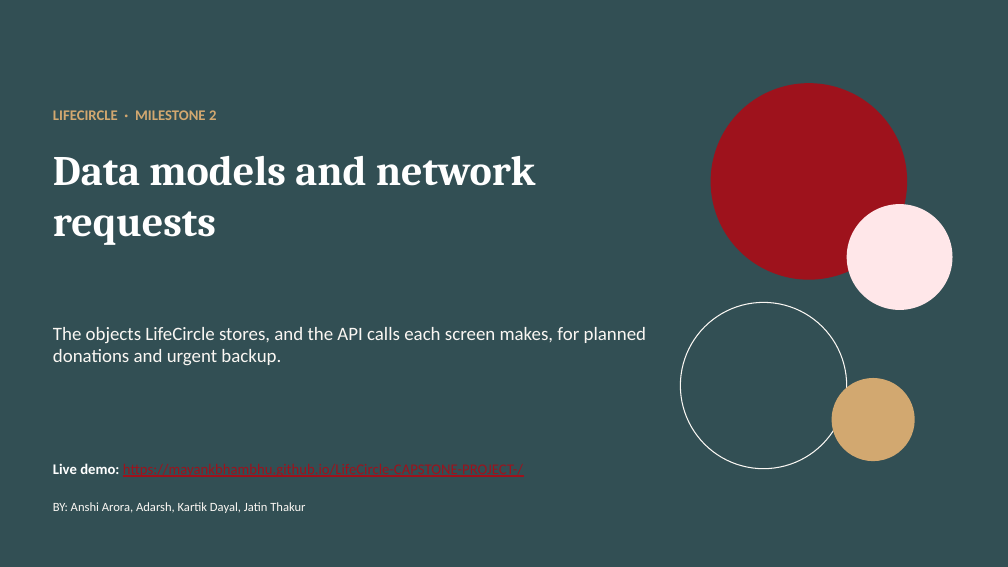
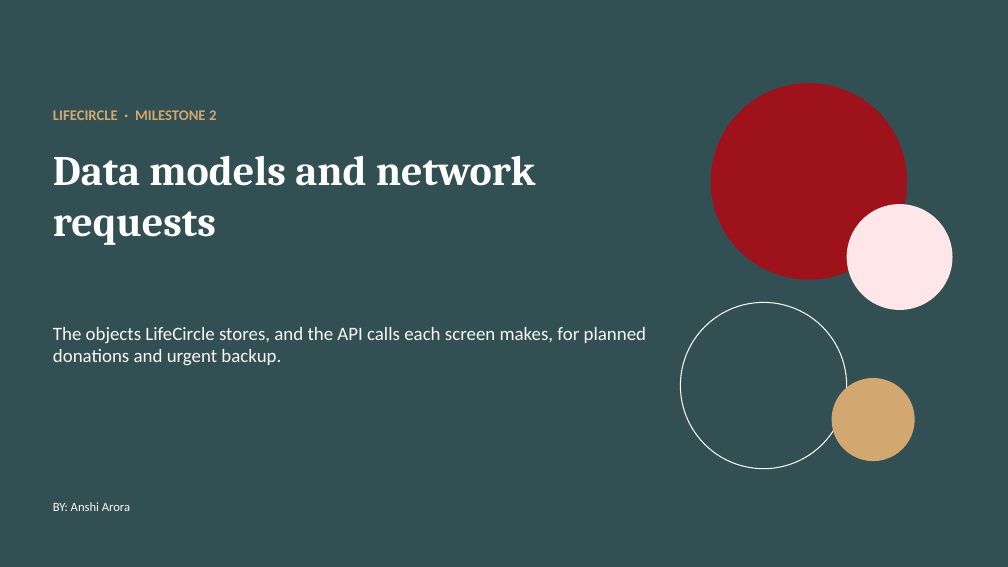
Before and after one commit to mayankbhambhu/LifeCircle-CAPSTONE-PROJECT-, a slide deck: slide 1 of docs/presentations/LifeCircle_Milestone2.pptx. Drawn at 1008x567 pixels with LibreOffice and Linux fonts; fonts in the diff are those of the drawing. Boxes give left, top, right and bottom in pixels: in the first picture for what was removed or moved away, otherwise in the second. Text is boxed around its words. In the diff, an @@ line names an element or a change of style, - is before the commit and + after.

```diff
--- a/docs/presentations/LifeCircle_Milestone2.pptx
+++ b/docs/presentations/LifeCircle_Milestone2.pptx
@@ text removed at box(53, 463, 523, 477) @@
-Live demo: https://mayankbhambhu.github.io/LifeCircle-CAPSTONE-PROJECT-/
@@ text at box(53, 502, 130, 511): text changed @@
-BY: Anshi Arora, Adarsh, Kartik Dayal, Jatin Thakur
+BY: Anshi Arora
```
Also in this commit, not shown: 2 other slides changed, 3 other files.
